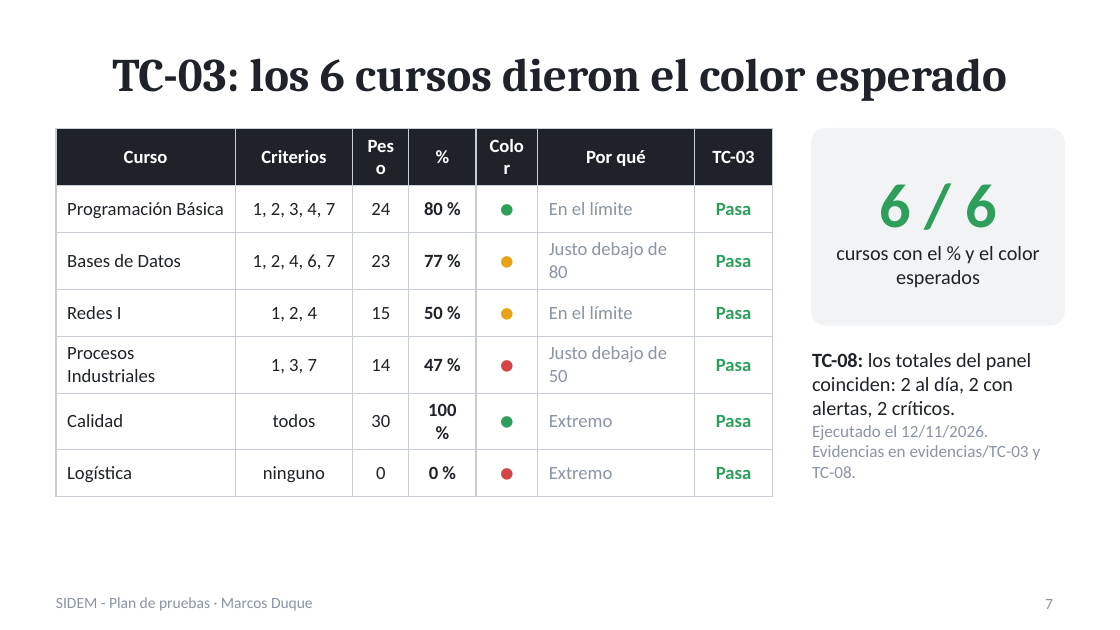
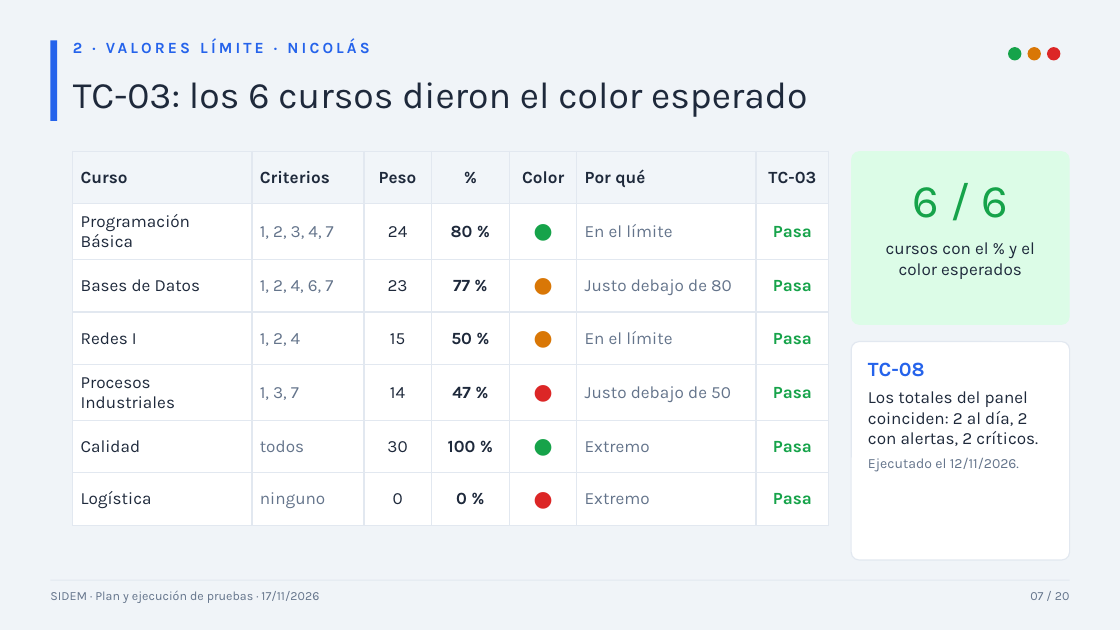
Before and after one commit to C4t-eyex/SIDEM-Plan-Pruebas, a slide deck: slide 7 of exposicion/Exposicion_SIDEM.pptx. Drawn at 1120x630 pixels with LibreOffice and Linux fonts; fonts in the diff are those of the drawing. Boxes give left, top, right and bottom in pixels: in the first picture for what was removed or moved away, otherwise in the second. Text is boxed around its words. In the diff, an @@ line names an element or a change of style, - is before the commit and + after.

```diff
--- a/exposicion/Exposicion_SIDEM.pptx
+++ b/exposicion/Exposicion_SIDEM.pptx
@@ background #FFFFFF to #F0F4F8 @@
@@ rectangle added at <box>50,40,57,121</box>, fill #2563EB @@
@@ text added at <box>73,40,369,53</box>, 10 pt, text #2563EB, bold @@
+2 · VALORES LÍMITE · NICOLÁS
@@ ellipse added at <box>1008,47,1021,60</box>, fill #16A34A @@
@@ ellipse added at <box>1027,47,1040,60</box>, fill #D97706 @@
@@ ellipse added at <box>1047,47,1061,60</box>, fill #DC2626 @@
@@ text "TC-03: los 6 cursos dieron ...": place and size @@
-text "TC-03: los 6 cursos dieron ..." at <box>112,58,1007,101</box>
+text "TC-03: los 6 cursos dieron ..." at <box>73,82,807,117</box>
@@ text "TC-03: los 6 cursos dieron ..." at <box>73,82,807,117</box>: size 30 to 24 pt, font Cambria to Karla, text colour #1F2329 to #1E293B, bold off; alignment centre to left @@
@@ table at <box>73,151,829,513</box> @@
@@ fill #1F2329 to #F1F5F9 in row 1 @@
@@ fill none to #FFFFFF in 42 cells @@
@@ size 12 to 11 pt, font Calibri to Karla @@
@@ text colour #FFFFFF to #1E293B in "Curso", "Criterios", "Peso", "%" and 3 more places @@
@@ text colour #1F2329 to #1E293B in "Programación Básica", "24", "80 %", "Bases de Datos" and 14 more places @@
@@ text colour #1F2329 to #64748B in "1, 2, 3, 4, 7", "1, 2, 4, 6, 7", "1, 2, 4", "1, 3, 7" and 2 more places @@
@@ size 16 to 14 pt in "●", "●", "●", "●" and 2 more places @@
@@ text colour #2E9E5B to #16A34A in "●", "Pasa", "Pasa", "Pasa" and 4 more places @@
@@ text colour #8A94A3 to #64748B in "En el límite", "Justo debajo de 80", "En el límite", "Justo debajo de 50" and 2 more places @@
@@ text colour #E8A317 to #D97706, text colour #D64545 to #DC2626 in "●", "●" @@
@@ alignment centre to left @@
@@ borders changed @@
@@ table: place and size @@
-table at <box>56,129,773,486</box>
+table at <box>73,151,829,513</box>
@@ rounded rectangle: place and size @@
-rounded rectangle at <box>812,129,1064,325</box>
+rounded rectangle at <box>851,151,1070,325</box>
@@ rounded rectangle at <box>851,151,1070,325</box>: fill #F1F3F5 to #DCFCE7; outline #F1F3F5 1 pt to none; proportions changed @@
@@ text at <box>879,184,996,228</box>: paragraph removed @@
-6 / 6
@@ text added at <box>913,187,1008,218</box>, 30 pt, text #16A34A @@
+6 / 6
@@ text "cursos con el % y ...": place and size @@
-text "cursos con el % y ..." at <box>836,184,1039,288</box>
+text "cursos con el % y ..." at <box>886,242,1035,279</box>
@@ text "cursos con el % y ..." at <box>886,242,1035,279</box>: size 13 to 11 pt, font Calibri to Karla, text colour #1F2329 to #1E293B; vertical alignment middle to top @@
@@ rounded rectangle added at <box>851,342,1070,560</box>, fill #FFFFFF, outline #E2E8F0 0.75 pt @@
@@ text at <box>868,362,1038,472</box>: text changed; size 13 to 11 pt; font Calibri to Karla; text colour #1F2329 to #1E293B @@
-TC-08: los totales del panel coinciden: 2 al día, 2 con alertas, 2 críticos.
-Ejecutado el 12/11/2026. Evidencias en evidencias/TC-03 y TC-08.
+TC-08
+Los totales del panel coinciden: 2 al día, 2 con alertas, 2 críticos.
+Ejecutado el 12/11/2026.
@@ line added from (50, 580) to (1070, 580), #E2E8F0 0.75 pt @@
@@ text added at <box>50,591,319,603</box>, 8 pt, text #64748B @@
+SIDEM · Plan y ejecución de pruebas · 17/11/2026
@@ text removed at <box>56,597,313,611</box> @@
-SIDEM - Plan de pruebas · Marcos Duque
@@ text added at <box>1030,592,1070,600</box>, 8 pt, text #64748B @@
+07 / 20
@@ page number removed at <box>1045,599,1053,609</box> @@
-7
```
Also in this commit, not shown: 19 other slides changed, 4 other files.
